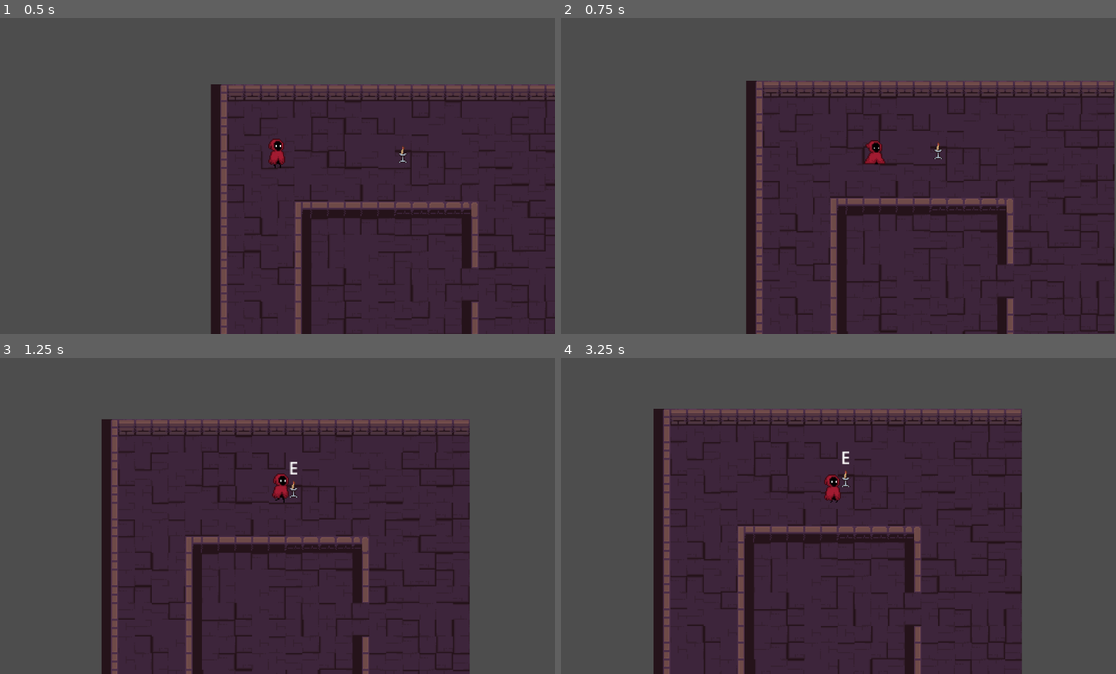
Above: before the commit, frames 1-4 (two rows, left to right).
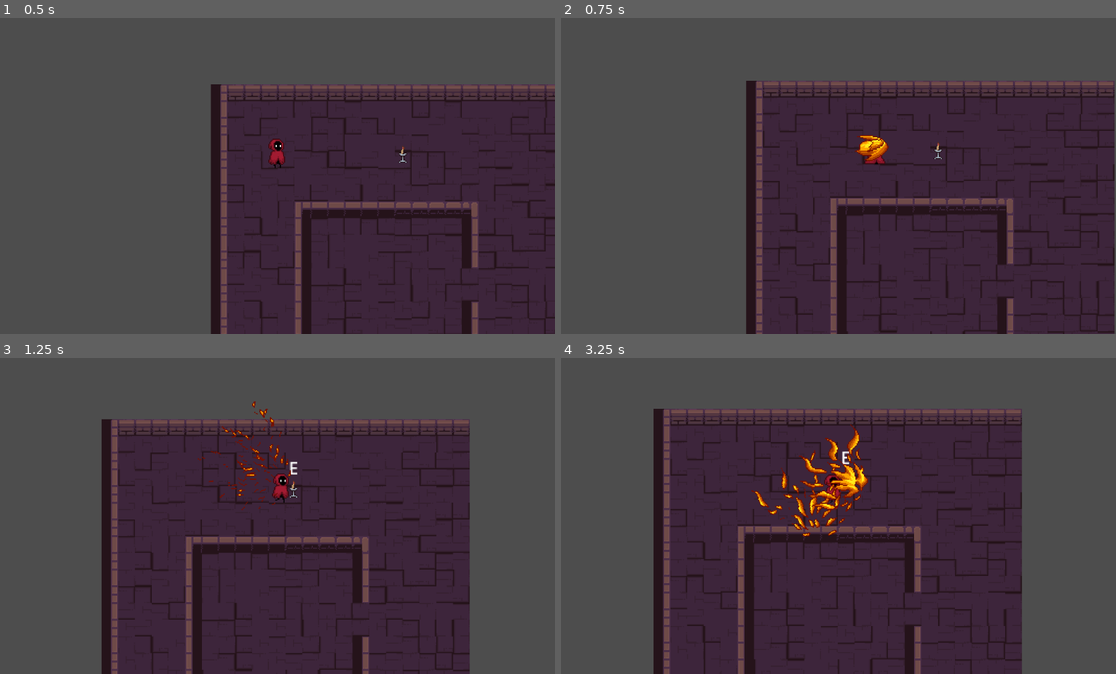
Above: after the commit, the same moments.

Repository: pp-ghost/wizard
Game: Godot game, scene res://scence/prepareroom.tscn
Same seed, same stepped clock (60 frames per second), same inputs: the game is played once before the commit and once after it.
Inputs (mouse positions are in pixels of both pictures, inside the frame that each line leads up to):
- Up to frame 1 (0.5 s): no input
- Up to frame 2 (0.75 s): tap Enter (ui_accept) at 0.5 s; move the mouse to (960, 128) at 0.52 s; hold Right (ui_right) from 0.53 s (still down); tap Space at 0.6 s; click (960, 128) at 0.67 s
- Up to frame 3 (1.25 s): keep holding Right (ui_right); tap Enter (ui_accept) at 0.77 s
- Up to frame 4 (3.25 s): move the mouse to (721, 503) at 1.27 s; release Right (ui_right) at 1.28 s; hold Down (ui_down) 1.28-2.03 s; tap Space at 1.35, 2.3, 3.05 s; click (721, 503) at 1.42 s; tap Enter (ui_accept) at 1.52, 3.02 s; move the mouse to (888, 402) at 2.02 s; hold Right (ui_right) 2.03-2.78 s; tap E at 2.1 s; click (888, 402) at 2.17 s; move the mouse to (805, 560) at 2.77 s; hold Up (ui_up) from 2.78 s (still down); tap Shift at 2.85 s; click (805, 560) at 2.92 s

Frame 1 is identical in both runs. In frame 2, 0.3% of the frame differs, in the area x 52-60%, y 37-46%; in frame 3, 0.4%; in frame 4, 1.6%, in the area x 34-56%, y 20-57%.

Commit message:
fireball!

Diff:
--- a/scence/prepareroom.tscn
+++ b/scence/prepareroom.tscn
@@ -6,6 +6,7 @@
 [ext_resource type="Script" uid="uid://bftectopr1vtv" path="res://scripts/camera_2d.gd" id="4_gy1ph"]
 [ext_resource type="Script" uid="uid://xyfgng1bdyba" path="res://scripts/SpellSelectionAltar.gd" id="5_n64i8"]
 [ext_resource type="Script" uid="uid://biwrjop0fu38c" path="res://scripts/spells/game_spell_library.gd" id="6_fhu00"]
+[ext_resource type="Script" uid="uid://bw5d1bsq7smpc" path="res://scripts/player_spell_test.gd" id="7_test_script"]
 
 [sub_resource type="TileSetAtlasSource" id="TileSetAtlasSource_6hf1b"]
 texture = ExtResource("1_pqeb8")
@@ -302,3 +303,6 @@
 
 [node name="GameSpellLibrary" type="Node" parent="."]
 script = ExtResource("6_fhu00")
+
+[node name="PlayerSpellTest" type="Node" parent="."]
+script = ExtResource("7_test_script")
--- /dev/null
+++ b/scence/spells/fireball_projectile.tscn
@@ -0,0 +1,232 @@
+[gd_scene load_steps=31 format=3 uid="uid://bq8x70a00a1b3"]
+
+[ext_resource type="Script" uid="uid://c4ww6j85yi6qt" path="res://scripts/spells/spell_projectile.gd" id="1_projectile_script"]
+[ext_resource type="Texture2D" uid="uid://di4qa6pbuqv1r" path="res://asset/magic/fire_ball_effect1.png" id="2_f1g4s"]
+[ext_resource type="Texture2D" uid="uid://cbrtwg4raekda" path="res://asset/magic/fire_ball_effect.png" id="2_t3n7v"]
+
+[sub_resource type="CapsuleShape2D" id="CapsuleShape2D_t3n7v"]
+radius = 6.666506
+height = 26.666027
+
+[sub_resource type="AtlasTexture" id="AtlasTexture_3eahu"]
+atlas = ExtResource("2_f1g4s")
+region = Rect2(640, 0, 128, 128)
+
+[sub_resource type="AtlasTexture" id="AtlasTexture_bh3gc"]
+atlas = ExtResource("2_f1g4s")
+region = Rect2(768, 0, 128, 128)
+
+[sub_resource type="AtlasTexture" id="AtlasTexture_vym5h"]
+atlas = ExtResource("2_f1g4s")
+region = Rect2(512, 0, 128, 128)
+
+[sub_resource type="AtlasTexture" id="AtlasTexture_f1g4s"]
+atlas = ExtResource("2_t3n7v")
+region = Rect2(512, 0, 128, 128)
+
+[sub_resource type="AtlasTexture" id="AtlasTexture_g4l5t"]
+atlas = ExtResource("2_t3n7v")
+region = Rect2(384, 0, 128, 128)
+
+[sub_resource type="AtlasTexture" id="AtlasTexture_gk181"]
+atlas = ExtResource("2_t3n7v")
+region = Rect2(640, 0, 128, 128)
+
+[sub_resource type="AtlasTexture" id="AtlasTexture_qeqnp"]
+atlas = ExtResource("2_f1g4s")
+region = Rect2(384, 0, 128, 128)
+
+[sub_resource type="AtlasTexture" id="AtlasTexture_mx2ti"]
+atlas = ExtResource("2_f1g4s")
+region = Rect2(256, 0, 128, 128)
+
+[sub_resource type="AtlasTexture" id="AtlasTexture_6e3ts"]
+atlas = ExtResource("2_f1g4s")
+region = Rect2(128, 0, 128, 128)
+
+[sub_resource type="AtlasTexture" id="AtlasTexture_1nxeh"]
+atlas = ExtResource("2_f1g4s")
+region = Rect2(0, 0, 128, 128)
+
+[sub_resource type="AtlasTexture" id="AtlasTexture_xidtr"]
+atlas = ExtResource("2_t3n7v")
+region = Rect2(768, 0, 128, 128)
+
+[sub_resource type="AtlasTexture" id="AtlasTexture_6bveq"]
+atlas = ExtResource("2_t3n7v")
+region = Rect2(896, 0, 128, 128)
+
+[sub_resource type="AtlasTexture" id="AtlasTexture_f4uar"]
+atlas = ExtResource("2_t3n7v")
+region = Rect2(1024, 0, 128, 128)
+
+[sub_resource type="AtlasTexture" id="AtlasTexture_a6hkl"]
+atlas = ExtResource("2_t3n7v")
+region = Rect2(1152, 0, 128, 128)
+
+[sub_resource type="AtlasTexture" id="AtlasTexture_f2oo5"]
+atlas = ExtResource("2_f1g4s")
+region = Rect2(1152, 0, 128, 128)
+
+[sub_resource type="AtlasTexture" id="AtlasTexture_fodux"]
+atlas = ExtResource("2_f1g4s")
+region = Rect2(1024, 0, 128, 128)
+
+[sub_resource type="AtlasTexture" id="AtlasTexture_h48u3"]
+atlas = ExtResource("2_f1g4s")
+region = Rect2(896, 0, 128, 128)
+
+[sub_resource type="AtlasTexture" id="AtlasTexture_1wd8m"]
+atlas = ExtResource("2_f1g4s")
+region = Rect2(768, 0, 128, 128)
+
+[sub_resource type="AtlasTexture" id="AtlasTexture_n5rsy"]
+atlas = ExtResource("2_f1g4s")
+region = Rect2(640, 0, 128, 128)
+
+[sub_resource type="AtlasTexture" id="AtlasTexture_3m581"]
+atlas = ExtResource("2_t3n7v")
+region = Rect2(0, 0, 128, 128)
+
+[sub_resource type="AtlasTexture" id="AtlasTexture_yjo1d"]
+atlas = ExtResource("2_t3n7v")
+region = Rect2(128, 0, 128, 128)
+
+[sub_resource type="AtlasTexture" id="AtlasTexture_w3hpw"]
+atlas = ExtResource("2_t3n7v")
+region = Rect2(256, 0, 128, 128)
+
+[sub_resource type="AtlasTexture" id="AtlasTexture_v6q2b"]
+atlas = ExtResource("2_t3n7v")
+region = Rect2(384, 0, 128, 128)
+
+[sub_resource type="AtlasTexture" id="AtlasTexture_tt6hh"]
+atlas = ExtResource("2_t3n7v")
+region = Rect2(512, 0, 128, 128)
+
+[sub_resource type="AtlasTexture" id="AtlasTexture_om5lq"]
+atlas = ExtResource("2_t3n7v")
+region = Rect2(640, 0, 128, 128)
+
+[sub_resource type="SpriteFrames" id="SpriteFrames_3eahu"]
+animations = [{
+"frames": [{
+"duration": 1.0,
+"texture": SubResource("AtlasTexture_3eahu")
+}, {
+"duration": 1.0,
+"texture": SubResource("AtlasTexture_bh3gc")
+}, {
+"duration": 1.0,
+"texture": SubResource("AtlasTexture_vym5h")
+}],
+"loop": true,
+"name": &"fly_left",
+"speed": 8.0
+}, {
+"frames": [{
+"duration": 1.0,
+"texture": SubResource("AtlasTexture_f1g4s")
+}, {
+"duration": 1.0,
+"texture": SubResource("AtlasTexture_g4l5t")
+}, {
+"duration": 1.0,
+"texture": SubResource("AtlasTexture_gk181")
+}],
+"loop": true,
+"name": &"fly_right",
+"speed": 8.0
+}, {
+"frames": [{
+"duration": 1.0,
+"texture": SubResource("AtlasTexture_qeqnp")
+}, {
+"duration": 1.0,
+"texture": SubResource("AtlasTexture_mx2ti")
+}, {
+"duration": 1.0,
+"texture": SubResource("AtlasTexture_6e3ts")
+}, {
+"duration": 1.0,
+"texture": SubResource("AtlasTexture_1nxeh")
+}],
+"loop": false,
+"name": &"hit_left",
+"speed": 8.0
+}, {
+"frames": [{
+"duration": 1.0,
+"texture": SubResource("AtlasTexture_xidtr")
+}, {
+"duration": 1.0,
+"texture": SubResource("AtlasTexture_6bveq")
+}, {
+"duration": 1.0,
+"texture": SubResource("AtlasTexture_f4uar")
+}, {
+"duration": 1.0,
+"texture": SubResource("AtlasTexture_a6hkl")
+}],
+"loop": false,
+"name": &"hit_right",
+"speed": 8.0
+}, {
+"frames": [{
+"duration": 1.0,
+"texture": SubResource("AtlasTexture_f2oo5")
+}, {
+"duration": 1.0,
+"texture": SubResource("AtlasTexture_fodux")
+}, {
+"duration": 1.0,
+"texture": SubResource("AtlasTexture_h48u3")
+}, {
+"duration": 1.0,
+"texture": SubResource("AtlasTexture_1wd8m")
+}, {
+"duration": 1.0,
+"texture": SubResource("AtlasTexture_n5rsy")
+}],
+"loop": false,
+"name": &"spawn_left",
+"speed": 8.0
+}, {
+"frames": [{
+"duration": 1.0,
+"texture": SubResource("AtlasTexture_3m581")
+}, {
+"duration": 1.0,
+"texture": SubResource("AtlasTexture_yjo1d")
+}, {
+"duration": 1.0,
+"texture": SubResource("AtlasTexture_w3hpw")
+}, {
+"duration": 1.0,
+"texture": SubResource("AtlasTexture_v6q2b")
+}, {
+"duration": 1.0,
+"texture": SubResource("AtlasTexture_tt6hh")
+}, {
+"duration": 1.0,
+"texture": SubResource("AtlasTexture_om5lq")
+}],
+"loop": false,
+"name": &"spawn_right",
+"speed": 8.0
+}]
+
+[node name="FireballProjectile" type="Area2D"]
+script = ExtResource("1_projectile_script")
+
+[node name="CollisionShape2D" type="CollisionShape2D" parent="."]
+position = Vector2(5, 1)
+rotation = -1.5777428
+scale = Vector2(1.5, 1.5)
+shape = SubResource("CapsuleShape2D_t3n7v")
+
+[node name="AnimatedSprite2D" type="AnimatedSprite2D" parent="."]
+position = Vector2(-9, -19)
+sprite_frames = SubResource("SpriteFrames_3eahu")
+animation = &"fly_left"
+metadata/_edit_lock_ = true
--- /dev/null
+++ b/scripts/player_spell_test.gd
@@ -0,0 +1,186 @@
+extends Node
+
+# 测试脚本：临时法术释放系统
+# 功能：鼠标左键释放火球，参数从全局法术库读取
+
+# 节点引用
+var player_node: Node2D
+var spell_caster: SpellCaster
+var game_library: GameSpellLibrary
+
+# 火球法术数据
+var fireball_spell: SpellData
+
+func _ready():
+	print("PlayerSpellTest: 临时法术测试系统已启动")
+
+	# 获取玩家节点
+	find_player()
+
+	# 初始化法术系统
+	initialize_spell_system()
+
+# 查找玩家节点
+func find_player():
+	player_node = get_tree().current_scene.get_node_or_null("player")
+	if player_node:
+		print("PlayerSpellTest: 找到玩家节点")
+	else:
+		print("PlayerSpellTest: 警告 - 未找到玩家节点")
+
+# 初始化法术系统
+func initialize_spell_system():
+	# 等待一帧确保场景完全加载
+	await get_tree().process_frame
+
+	# 创建法术投射物管理器
+	spell_caster = SpellCaster.new()
+	get_tree().current_scene.add_child(spell_caster)
+
+	# 等待一帧确保SpellCaster完全初始化
+	await get_tree().process_frame
+
+	# 获取全局法术库
+	game_library = GameSpellLibrary.instance
+	if game_library:
+		# 获取火球法术数据
+		fireball_spell = game_library.get_spell_library().get_spell_by_id("fire_ball")
+		if fireball_spell:
+			print("PlayerSpellTest: 成功获取火球法术数据")
+			print("PlayerSpellTest: 火球属性 - ", fireball_spell.get_info_string())
+			print("PlayerSpellTest: 火球ID - ", fireball_spell.spell_id)
+		else:
+			print("PlayerSpellTest: 错误 - 未找到火球法术数据")
+	else:
+		print("PlayerSpellTest: 错误 - 未找到全局法术库")
+
+	# 测试场景加载
+	test_scene_loading()
+
+# 处理输入
+func _input(event):
+	# 检查鼠标左键点击
+	if event is InputEventMouseButton:
+		if event.button_index == MOUSE_BUTTON_LEFT and event.pressed:
+			cast_fireball_to_mouse()
+
+	# 检查空格键测试
+	if event is InputEventKey and event.pressed:
+		if event.keycode == KEY_SPACE:
+			test_simple_fireball()
+
+# 向鼠标位置释放火球
+func cast_fireball_to_mouse():
+	if not player_node or not fireball_spell or not spell_caster:
+		print("PlayerSpellTest: 错误 - 缺少必要组件")
+		return
+
+	# 获取鼠标屏幕坐标
+	var mouse_screen_pos = get_viewport().get_mouse_position()
+
+	# 获取相机
+	var camera = get_viewport().get_camera_2d()
+	if not camera:
+		print("PlayerSpellTest: 错误 - 未找到相机")
+		return
+
+	# 将屏幕坐标转换为世界坐标
+	var mouse_world_pos = camera.to_global(mouse_screen_pos - get_viewport().get_visible_rect().size / 2)
+
+	# 计算火球释放方向
+	var direction_vector = mouse_world_pos - player_node.global_position
+	var fireball_direction = direction_vector.normalized()
+
+	# 火球直接在玩家位置生成
+	var fireball_start_pos = player_node.global_position
+
+	print("PlayerSpellTest: 释放火球")
+	print("PlayerSpellTest: 玩家位置: ", player_node.global_position)
+	print("PlayerSpellTest: 鼠标屏幕位置: ", mouse_screen_pos)
+	print("PlayerSpellTest: 鼠标世界位置: ", mouse_world_pos)
+	print("PlayerSpellTest: 方向向量: ", direction_vector)
+	print("PlayerSpellTest: 火球方向: ", fireball_direction)
+	print("PlayerSpellTest: 火球起始位置: ", fireball_start_pos)
+
+	# 释放火球
+	var projectile = spell_caster.cast_spell(fireball_spell, fireball_start_pos, fireball_direction)
+
+	if projectile:
+		print("PlayerSpellTest: 火球释放成功")
+		# 连接投射物信号
+		projectile.projectile_hit.connect(_on_projectile_hit)
+		projectile.projectile_expired.connect(_on_projectile_expired)
+	else:
+		print("PlayerSpellTest: 火球释放失败")
+
+# 投射物命中处理
+func _on_projectile_hit(target: Node2D, damage: int):
+	print("PlayerSpellTest: 火球命中目标 - ", target.name, " 造成伤害: ", damage)
+
+# 投射物过期处理
+func _on_projectile_expired(projectile: SpellProjectile):
+	print("PlayerSpellTest: 火球已过期")
+
+# 测试场景加载
+func test_scene_loading():
+	print("PlayerSpellTest: 开始测试场景加载...")
+
+	# 直接测试场景加载
+	var test_scene = preload("res://scence/spells/fireball_projectile.tscn")
+	if test_scene:
+		print("PlayerSpellTest: 场景加载成功")
+
+		# 尝试实例化
+		var test_instance = test_scene.instantiate()
+		if test_instance:
+			print("PlayerSpellTest: 场景实例化成功")
+			test_instance.queue_free()
+		else:
+			print("PlayerSpellTest: 场景实例化失败")
+	else:
+		print("PlayerSpellTest: 场景加载失败")
+
+# 简单测试火球（向右发射）
+func test_simple_fireball():
+	if not player_node or not fireball_spell or not spell_caster:
+		print("PlayerSpellTest: 错误 - 缺少必要组件")
+		return
+
+	print("PlayerSpellTest: 简单测试火球（向右发射）")
+
+	# 简单的向右方向
+	var simple_direction = Vector2.RIGHT
+	var simple_start_pos = player_node.global_position
+
+	print("PlayerSpellTest: 简单测试 - 起始位置: ", simple_start_pos)
+	print("PlayerSpellTest: 简单测试 - 方向: ", simple_direction)
+
+	# 释放火球
+	var projectile = spell_caster.cast_spell(fireball_spell, simple_start_pos, simple_direction)
+
+	if projectile:
+		print("PlayerSpellTest: 简单测试火球释放成功")
+		# 连接投射物信号
+		projectile.projectile_hit.connect(_on_projectile_hit)
+		projectile.projectile_expired.connect(_on_projectile_expired)
+	else:
+		print("PlayerSpellTest: 简单测试火球释放失败")
+
+# 获取测试信息
+func get_test_info() -> String:
+	var info = "=== 临时法术测试系统 ===\n"
+	info += "玩家节点: " + (player_node.name if player_node else "未找到") + "\n"
+	info += "法术投射物管理器: " + ("已创建" if spell_caster else "未创建") + "\n"
+	info += "全局法术库: " + ("已连接" if game_library else "未连接") + "\n"
+
+	if fireball_spell:
+		info += "火球法术: " + fireball_spell.spell_name + "\n"
+		info += "火球属性:\n" + fireball_spell.get_info_string()
+	else:
+		info += "火球法术: 未找到\n"
+
+	if spell_caster:
+		info += "\n活跃投射物数量: " + str(spell_caster.get_active_projectile_count())
+
+	info += "\n操作说明: 鼠标左键释放火球"
+	return info
--- /dev/null
+++ b/scripts/spells/spell_caster.gd
@@ -0,0 +1,138 @@
+class_name SpellCaster
+extends Node
+
+# 投射物场景引用
+var fireball_scene: PackedScene
+var ice_shard_scene: PackedScene
+
+# 投射物管理
+var active_projectiles: Array[SpellProjectile] = []
+
+# 信号
+signal spell_cast(spell: SpellData, position: Vector2, direction: Vector2)
+signal projectile_created(projectile: SpellProjectile)
+signal projectile_destroyed(projectile: SpellProjectile)
+
+func _ready():
+	# 预加载投射物场景
+	load_projectile_scenes()
+	print("SpellCaster: 法术投射物管理器已初始化")
+
+func _enter_tree():
+	# 当节点进入场景树时加载场景
+	load_projectile_scenes()
+	print("SpellCaster: 节点已进入场景树，场景已加载")
+
+# 确保场景加载的备用方法
+func ensure_scenes_loaded():
+	if not fireball_scene:
+		load_projectile_scenes()
+
+# 加载投射物场景
+func load_projectile_scenes():
+	fireball_scene = preload("res://scence/spells/fireball_projectile.tscn")
+	# ice_shard_scene = preload("res://scence/spells/ice_shard_projectile.tscn")  # 稍后添加
+
+	if fireball_scene:
+		print("SpellCaster: 火球场景加载成功")
+	else:
+		print("SpellCaster: 错误 - 火球场景加载失败")
+
+	print("SpellCaster: 投射物场景已加载")
+
+# 释放法术
+func cast_spell(spell_data: SpellData, caster_position: Vector2, target_direction: Vector2) -> SpellProjectile:
+	if not spell_data:
+		print("SpellCaster: 错误 - 法术数据为空")
+		return null
+
+	print("SpellCaster: 释放法术 - ", spell_data.spell_name)
+
+	# 确保场景已加载
+	ensure_scenes_loaded()
+
+	# 根据法术类型创建对应的投射物
+	var projectile_scene = get_projectile_scene(spell_data.spell_id)
+	if not projectile_scene:
+		print("SpellCaster: 错误 - 未找到法术投射物场景: ", spell_data.spell_id)
+		return null
+
+	# 创建投射物实例
+	var projectile = projectile_scene.instantiate()
+	if not projectile:
+		print("SpellCaster: 错误 - 无法创建投射物实例")
+		return null
+
+	# 设置投射物属性
+	projectile.setup_projectile(spell_data, caster_position, target_direction)
+
+	# 连接信号
+	projectile.projectile_hit.connect(_on_projectile_hit)
+	projectile.projectile_expired.connect(_on_projectile_expired)
+
+	# 添加到场景
+	get_tree().current_scene.add_child(projectile)
+
+	# 添加到活跃投射物列表
+	active_projectiles.append(projectile)
+
+	# 发射信号
+	spell_cast.emit(spell_data, caster_position, target_direction)
+	projectile_created.emit(projectile)
+
+	print("SpellCaster: 投射物已创建并添加到场景")
+	return projectile
+
+# 获取投射物场景
+func get_projectile_scene(spell_id: String) -> PackedScene:
+	print("SpellCaster: 查找法术ID: ", spell_id)
+
+	match spell_id:
+		"fire_ball":
+			print("SpellCaster: 找到火球法术，场景: ", fireball_scene)
+			return fireball_scene
+		"ice_shard":
+			print("SpellCaster: 找到冰锥法术，场景: ", ice_shard_scene)
+			return ice_shard_scene
+		_:
+			print("SpellCaster: 警告 - 未知法术ID: ", spell_id)
+			return null
+
+# 投射物命中处理
+func _on_projectile_hit(target: Node2D, damage: int):
+	print("SpellCaster: 投射物命中目标 - ", target.name, " 伤害: ", damage)
+
+	# 这里可以添加伤害处理逻辑
+	# 例如：减少目标生命值、播放命中效果等
+
+# 投射物过期处理
+func _on_projectile_expired(projectile: SpellProjectile):
+	print("SpellCaster: 投射物已过期")
+
+	# 从活跃列表中移除
+	if projectile in active_projectiles:
+		active_projectiles.erase(projectile)
+
+	# 发射信号
+	projectile_destroyed.emit(projectile)
+
+# 清理所有投射物
+func clear_all_projectiles():
+	print("SpellCaster: 清理所有投射物")
+	for projectile in active_projectiles:
+		if is_instance_valid(projectile):
+			projectile.queue_free()
+	active_projectiles.clear()
+
+# 获取活跃投射物数量
+func get_active_projectile_count() -> int:
+	return active_projectiles.size()
+
+# 获取投射物信息
+func get_projectile_info() -> String:
+	var info = "活跃投射物数量: " + str(active_projectiles.size()) + "\n"
+	for i in range(active_projectiles.size()):
+		var projectile = active_projectiles[i]
+		if is_instance_valid(projectile):
+			info += "投射物 " + str(i + 1) + ": " + projectile.get_projectile_info() + "\n"
+	return info
--- /dev/null
+++ b/scripts/spells/spell_projectile.gd
@@ -0,0 +1,301 @@
+class_name SpellProjectile
+extends Area2D
+
+# 投射物属性
+@export var speed: float = 300.0
+@export var damage: int = 20
+@export var range: float = 200.0
+@export var lifetime: float = 3.0
+
+# 投射物状态
+var direction: Vector2 = Vector2.RIGHT
+var distance_traveled: float = 0.0
+var is_hitting: bool = false  # 是否正在播放hit动画
+var is_flying_left: bool = false  # 是否向左飞行
+
+# 调试开关
+@export var debug_show_collision: bool = false  # 是否显示碰撞箱
+
+# 节点引用
+@onready var animated_sprite: AnimatedSprite2D = $AnimatedSprite2D
+@onready var collision_shape: CollisionShape2D = $CollisionShape2D
+
+# 信号
+signal projectile_hit(target: Node2D, damage: int)
+signal projectile_expired()
+
+func _ready():
+	# 连接区域进入信号
+	body_entered.connect(_on_body_entered)
+	area_entered.connect(_on_area_entered)
+
+	# 设置碰撞层
+	collision_layer = 2  # 投射物层
+	collision_mask = 1   # 检测玩家和环境层
+
+	# 启用碰撞箱可视化
+	if debug_show_collision:
+		enable_collision_debug()
+
+	print("SpellProjectile: 投射物已创建，方向: ", direction)
+
+func _physics_process(delta):
+	if is_hitting:
+		return
+
+	# 计算移动距离
+	var movement = direction * speed * delta
+	distance_traveled += movement.length()
+
+	# 移动投射物
+	position += movement
+
+	# 检查射程限制
+	if distance_traveled >= range:
+		expire_projectile("射程限制")
+		return
+
+	# 检查生命周期
+	lifetime -= delta
+	if lifetime <= 0:
+		expire_projectile("生命周期结束")
+
+# 设置投射物属性
+func setup_projectile(spell_data: SpellData, start_pos: Vector2, target_direction: Vector2):
+	speed = spell_data.speed
+	damage = spell_data.damage
+	range = spell_data.range
+	direction = target_direction.normalized()
+
+	# 设置火球位置
+	position = start_pos
+
+	# 判断是否向左飞行
+	var angle = direction.angle()
+	var angle_deg = rad_to_deg(angle)
+	is_flying_left = (angle_deg > 90 and angle_deg <= 180) or (angle_deg < -90 and angle_deg >= -180)
+
+	# 更新碰撞箱配置
+	update_rotation()
+
+	print("SpellProjectile: 投射物设置完成 - ", spell_data.spell_name)
+	print("SpellProjectile: 设置后的方向: ", direction)
+	print("SpellProjectile: 设置后的位置: ", position)
+	print("SpellProjectile: 设置后的旋转角度: ", rad_to_deg(rotation), "度")
+
+	# 播放生成动画
+	play_spawn_animation()
+
+# 碰撞处理
+func _on_body_entered(body: Node2D):
+	if is_hitting:
+		return
+
+	# 忽略玩家
+	if body.name == "player":
+		return
+
+	# 忽略其他投射物
+	if body is SpellProjectile:
+		return
+
+	print("SpellProjectile: 碰撞到物体 - ", body.name)
+
+	# 播放命中动画
+	play_hit_animation()
+
+	# 发射命中信号
+	projectile_hit.emit(body, damage)
+
+	# 等待命中动画播放完成
+	var sprite = get_node_or_null("AnimatedSprite2D")
+	if sprite:
+		await sprite.animation_finished
+		print("SpellProjectile: 命中动画播放完成，准备销毁")
+		print("SpellProjectile: 当前状态 - is_hitting:", is_hitting)
+		# 动画播放完成后立即销毁
+		expire_projectile("碰撞命中")
+	else:
+		# 如果没有动画节点，直接销毁
+		print("SpellProjectile: 没有动画节点，直接销毁")
+		expire_projectile("碰撞命中")
+
+func _on_area_entered(area: Area2D):
+	if is_hitting:
+		return
+
+	# 忽略自己的区域
+	if area == self:
+		return
+
+	print("SpellProjectile: 碰撞到区域 - ", area.name)
+
+	# 播放命中动画
+	play_hit_animation()
+
+	# 发射命中信号
+	projectile_hit.emit(area, damage)
+
+	# 等待命中动画播放完成
+	var sprite = get_node_or_null("AnimatedSprite2D")
+	if sprite:
+		await sprite.animation_finished
+		print("SpellProjectile: 命中动画播放完成，准备销毁")
+		print("SpellProjectile: 当前状态 - is_hitting:", is_hitting)
+		# 动画播放完成后立即销毁
+		expire_projectile("区域碰撞")
+	else:
+		# 如果没有动画节点，直接销毁
+		print("SpellProjectile: 没有动画节点，直接销毁")
+		expire_projectile("区域碰撞")
+
+# 销毁投射物
+func expire_projectile(reason: String):
+	print("SpellProjectile: 投射物销毁 - ", reason)
+
+	# 确保状态正确
+	is_hitting = false
+
+	# 发射过期信号
+	projectile_expired.emit()
+
+	# 立即销毁
+	queue_free()
+
+# 播放生成动画
+func play_spawn_animation():
+	var sprite = get_node_or_null("AnimatedSprite2D")
+	if sprite:
+		var anim_name = "spawn_left" if is_flying_left else "spawn_right"
+		print("SpellProjectile: 开始播放", anim_name, "动画")
+		sprite.play(anim_name)
+		# 等待spawn动画播放完成
+		await sprite.animation_finished
+		print("SpellProjectile: spawn动画播放完成")
+		# 开始播放飞行动画
+		play_fly_animation()
+	else:
+		print("SpellProjectile: 错误 - 未找到AnimatedSprite2D节点")
+
+# 播放飞行动画
+func play_fly_animation():
+	var sprite = get_node_or_null("AnimatedSprite2D")
+	if sprite:
+		var anim_name = "fly_left" if is_flying_left else "fly_right"
+		sprite.play(anim_name)
+		print("SpellProjectile: 开始播放", anim_name, "动画")
+	else:
+		print("SpellProjectile: 错误 - 未找到AnimatedSprite2D节点")
+
+# 播放命中动画
+func play_hit_animation():
+	var sprite = get_node_or_null("AnimatedSprite2D")
+	if sprite:
+		var anim_name = "hit_left" if is_flying_left else "hit_right"
+		sprite.play(anim_name)
+		print("SpellProjectile: 播放", anim_name, "动画")
+		# 停止移动和所有物理处理
+		is_hitting = true
+		# 不隐藏投射物，让hit动画完整播放
+	else:
+		print("SpellProjectile: 错误 - 未找到AnimatedSprite2D节点")
+
+# 更新旋转角度
+func update_rotation():
+	# 根据方向向量计算旋转角度
+	var angle = direction.angle()
+
+	# 如果向左飞行，需要额外旋转180度来修正动画方向
+	if is_flying_left:
+		rotation = angle + PI  # 向左飞时额外旋转180度
+	else:
+		rotation = angle  # 向右飞时直接使用角度
+
+	var collision = get_node_or_null("CollisionShape2D")
+
+	if collision:
+		# 根据飞行方向调整碰撞箱位置
+		if is_flying_left:
+			# 向左飞行时，调整碰撞箱位置和缩放
+			collision.scale.y = -1.5
+			collision.position = Vector2(5 - 28, 1)  # 向左偏移28像素
+			print("SpellProjectile: 向左飞行 - 碰撞箱向左偏移28像素，旋转角度: ", rad_to_deg(rotation), "度")
+		else:
+			# 向右飞行时，使用默认碰撞箱位置
+			collision.scale.y = 1.5
+			collision.position = Vector2(5, 1)
+			print("SpellProjectile: 向右飞行 - 碰撞箱正常，旋转角度: ", rad_to_deg(rotation), "度")
+
+	print("SpellProjectile: 碰撞箱和旋转设置完成")
+
+# 启用碰撞箱调试可视化
+func enable_collision_debug():
+	# 标记需要重绘
+	set_process(true)
+	print("SpellProjectile: 碰撞箱可视化已启用")
+
+# 自定义绘制函数
+func _draw():
+	if not debug_show_collision:
+		return
+
+	var collision = get_node_or_null("CollisionShape2D")
+	if not collision or not collision.shape:
+		return
+
+	var shape = collision.shape
+	var col_pos = collision.position
+	var col_rot = collision.rotation
+	var col_scale = collision.scale
+
+	# 绘制不同类型的碰撞形状
+	if shape is CircleShape2D:
+		# 绘制圆形
+		var radius = shape.radius * col_scale.x
+		draw_circle(col_pos, radius, Color(1, 0, 0, 0.3))
+		draw_arc(col_pos, radius, 0, TAU, 32, Color(1, 0, 0, 1), 2.0)
+
+	elif shape is CapsuleShape2D:
+		# 绘制胶囊形
+		var radius = shape.radius
+		var height = shape.height
+
+		# 应用变换
+		var transform = Transform2D()
+		transform = transform.translated(col_pos)
+		transform = transform.rotated(col_rot)
+		transform = transform.scaled(col_scale)
+
+		# 绘制胶囊的两个圆形端点
+		var half_height = height / 2.0 - radius
+		var top = Vector2(0, -half_height)
+		var bottom = Vector2(0, half_height)
+
+		# 变换顶部和底部位置
+		top = transform * top
+		bottom = transform * bottom
+
+		# 绘制两个圆
+		draw_circle(top, radius * abs(col_scale.x), Color(1, 0, 0, 0.3))
+		draw_circle(bottom, radius * abs(col_scale.x), Color(1, 0, 0, 0.3))
+
+		# 绘制连接线
+		var perpendicular = Vector2(-radius, 0).rotated(col_rot) * col_scale.x
+		draw_line(top + perpendicular, bottom + perpendicular, Color(1, 0, 0, 1), 2.0)
+		draw_line(top - perpendicular, bottom - perpendicular, Color(1, 0, 0, 1), 2.0)
+
+	elif shape is RectangleShape2D:
+		# 绘制矩形
+		var size = shape.size * col_scale
+		var rect = Rect2(-size / 2, size)
+		draw_rect(rect.translated(col_pos), Color(1, 0, 0, 0.3))
+		draw_rect(rect.translated(col_pos), Color(1, 0, 0, 1), false, 2.0)
+
+# 更新绘制
+func _process(delta):
+	if debug_show_collision:
+		queue_redraw()  # 每帧重绘以跟随碰撞箱变化
+
+# 获取投射物信息
+func get_projectile_info() -> String:
+	return "投射物信息:\n速度: " + str(speed) + "\n伤害: " + str(damage) + "\n射程: " + str(range) + "\n已飞行距离: " + str(distance_traveled)
Binary file added: asset/magic/fire_ball_effect1.png
Not shown, added: asset/magic/fire_ball_effect1.png.import
Not shown: 1 places in scence/prepareroom.tscn that only renumber resources
Not shown, added: scripts/player_spell_test.gd.uid
Not shown, added: scripts/spells/spell_caster.gd.uid
Not shown, added: scripts/spells/spell_projectile.gd.uid
